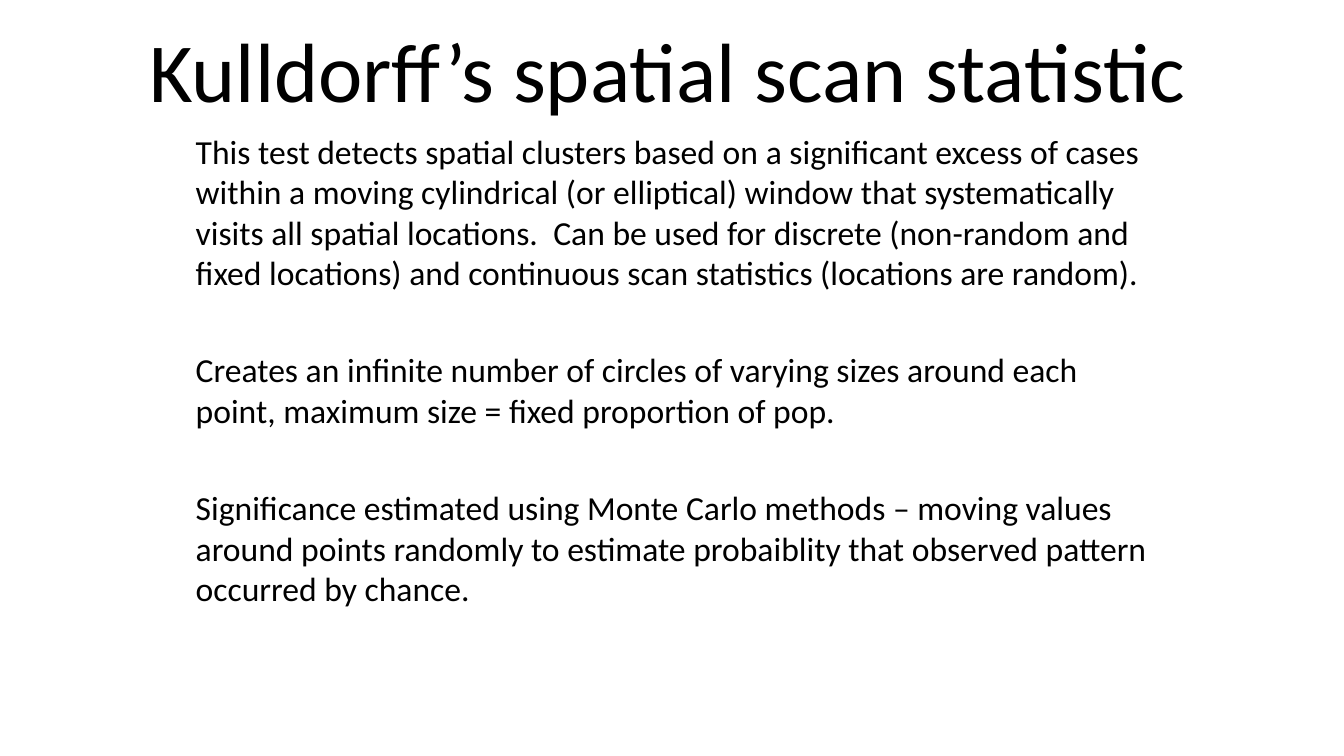
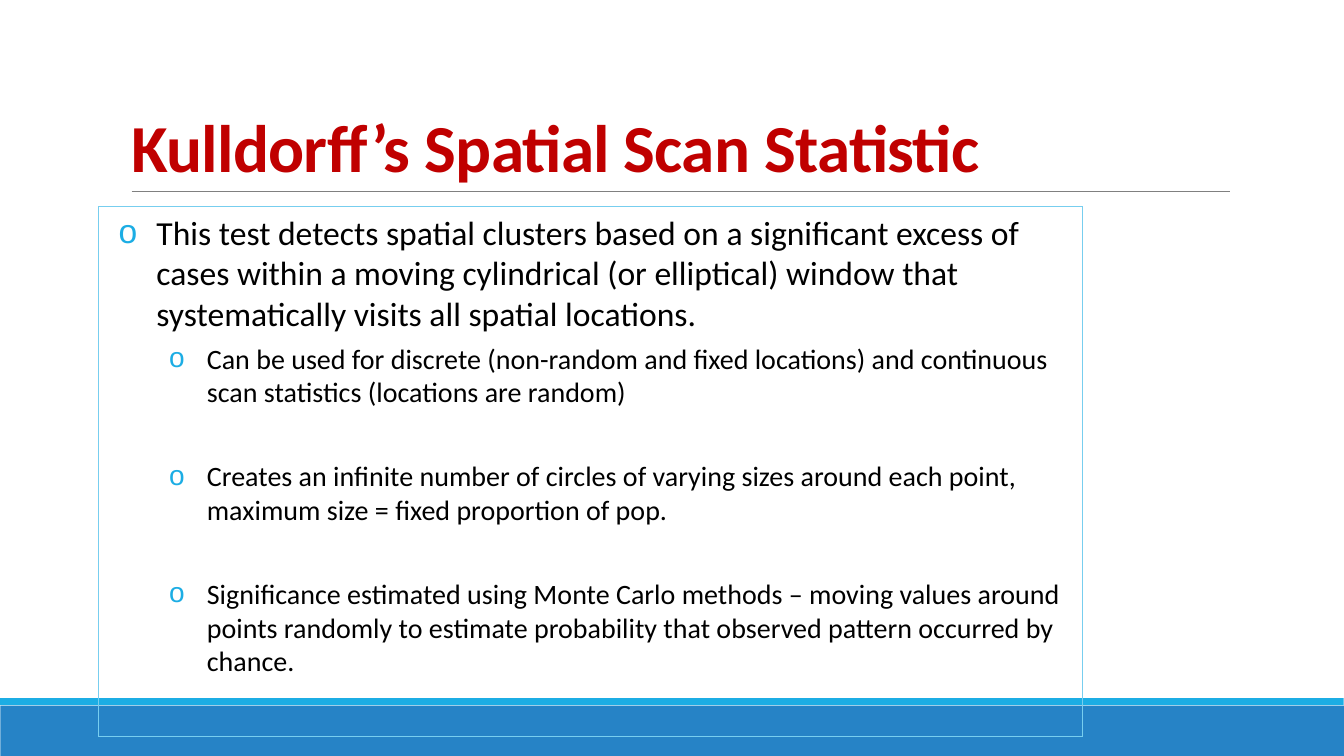
Before and after one commit to ethely/HughSt.github.io, a slide deck: slide 3 of course_materials/week4/Slides/Kulldrof Scan statistic.pptx. Drawn at 1344x756 pixels with LibreOffice and Linux fonts; fonts in the diff are those of the drawing. Boxes give left, top, right and bottom in pixels: in the first picture for what was removed or moved away, otherwise in the second. Text is boxed around its words. In the diff, an @@ line names an element or a change of style, - is before the commit and + after.

```diff
--- a/course_materials/week4/Slides/Kulldrof Scan statistic.pptx
+++ b/course_materials/week4/Slides/Kulldrof Scan statistic.pptx
@@ title at <box>131,123,979,183</box>: text changed; size 60 to 48 pt; text colour #000000 to #C00000; bold on @@
-Kulldorff’s spatial scan statistic
+Kulldorff’s Spatial Scan Statistic
@@ rectangle "This test detects spatial clusters ...": place and size @@
-rectangle "This test detects spatial clusters ..." at <box>196,140,1146,607</box>
+rectangle "This test detects spatial clusters ..." at <box>98,207,1083,736</box>
@@ rectangle "This test detects spatial clusters ..." at <box>98,207,1083,736</box>: outline none to #77CEEF 0.75 pt @@
@@ line added from (132, 192) to (1231, 192), #808080 0.5 pt @@
@@ text in rectangle at <box>156,221,1047,406</box>: text changed @@
-This test detects spatial clusters based on a significant excess of cases within a moving cylindrical (or elliptical) window that systematically visits all spatial locations. Can be used for discrete (non-random and fixed locations) and continuous scan statistics (locations are random).
+o This test detects spatial clusters based on a significant excess of cases within a moving cylindrical (or elliptical) window that systematically visits all spatial locations.
+  o Can be used for discrete (non-random and fixed locations) and continuous scan statistics (locations are random)
@@ text in rectangle at <box>207,466,1016,525</box>: size 24 to 20 pt in "Creates an infinite number of circles of ..."; bullet none to o; list level 1 to 2 in "Creates an infinite number of ..." @@
@@ text in rectangle at <box>207,584,1060,672</box>: text changed; size 24 to 20 pt @@
-Significance estimated using Monte Carlo methods – moving values around points randomly to estimate probaiblity that observed pattern occurred by chance.
+  o Significance estimated using Monte Carlo methods – moving values around points randomly to estimate probability that observed pattern occurred by chance.
@@ rectangle added at <box>0,706,1344,756</box>, fill #2683C6 @@
@@ rectangle added at <box>0,699,1344,706</box>, fill #1CADE4 @@
```
Also in this commit, not shown: 8 other slides changed, 2 slides added, 2 slides removed.
